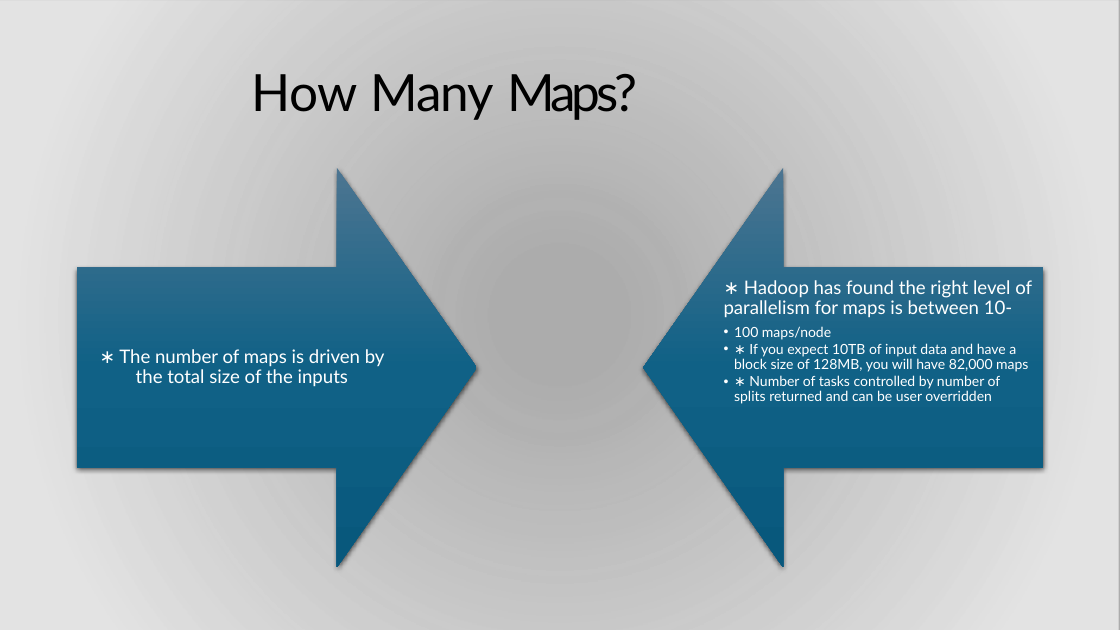
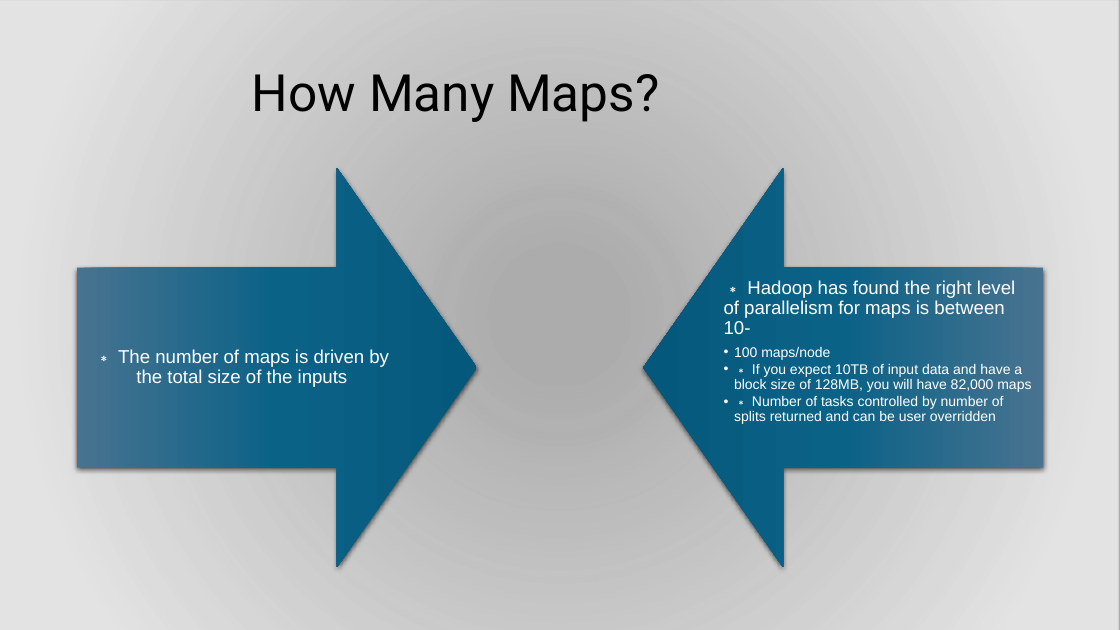
Before and after one commit to zhangyu027/UCI_Hadoop_Apache_Airflow, a slide deck: slide 51 of 02_Slides/M1_Hadoop.pptx. Drawn at 1120x630 pixels with LibreOffice and Linux fonts; fonts in the diff are those of the drawing; background and template pictures are left out; a plain dark background stands for a picture behind light text. Boxes give left, top, right and bottom in pixels: in the first picture for what was removed or moved away, otherwise in the second. Text is boxed around its words. In the diff, an @@ line names an element or a change of style, - is before the commit and + after.

```diff
--- a/02_Slides/M1_Hadoop.pptx
+++ b/02_Slides/M1_Hadoop.pptx
@@ title "How Many Maps?" at (252, 74, 659, 122): font Lato to Roboto; letter spacing -0.7 to 0 pt in "How"; letter spacing -1.1 to 0 pt in "Many"; letter spacing -3.2 to 0 pt in "Maps?"; less space between paragraphs @@
@@ down arrow at (77, 168, 477, 568): fill gradient #4C7591 to #106287 to #09597D to gradient #487390 to #0B6287 to #04587C @@
@@ down arrow at (644, 168, 1044, 568): fill gradient #4C7591 to #106287 to #09597D to gradient #487390 to #0B6287 to #04587C @@
@@ text "∗ The number of maps ..." at (118, 349, 389, 387): font Lato to Arial; less space between paragraphs @@
@@ text "∗ Hadoop has found the ..." at (724, 280, 1031, 424): font Lato to Arial; less space between paragraphs; more space between paragraphs @@
```
Also in this commit, not shown: 58 other slides changed, 9 other files.
